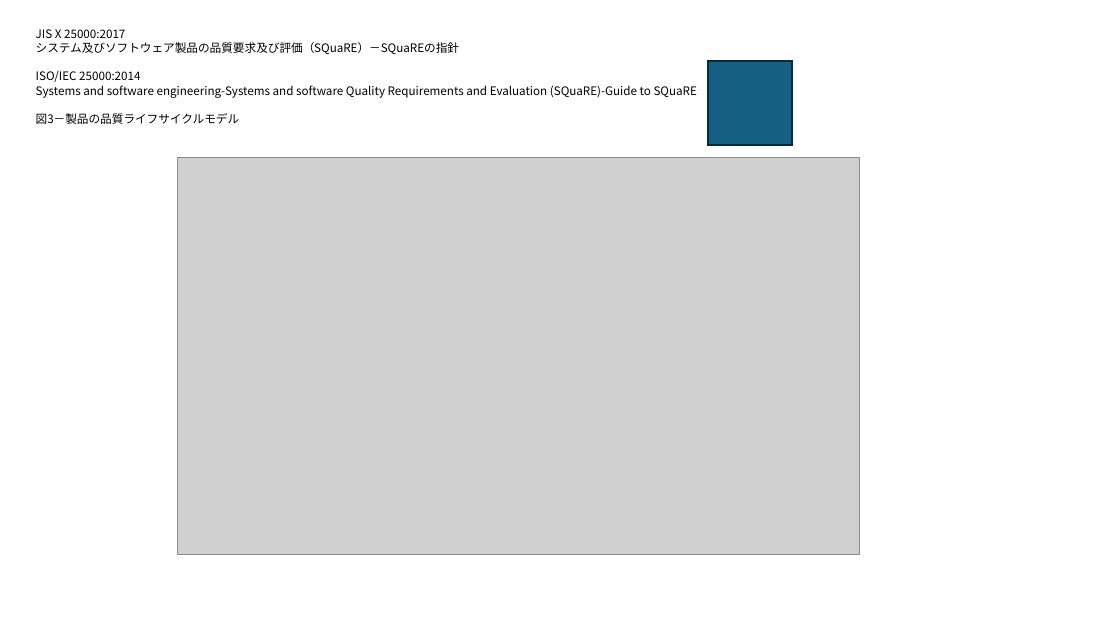
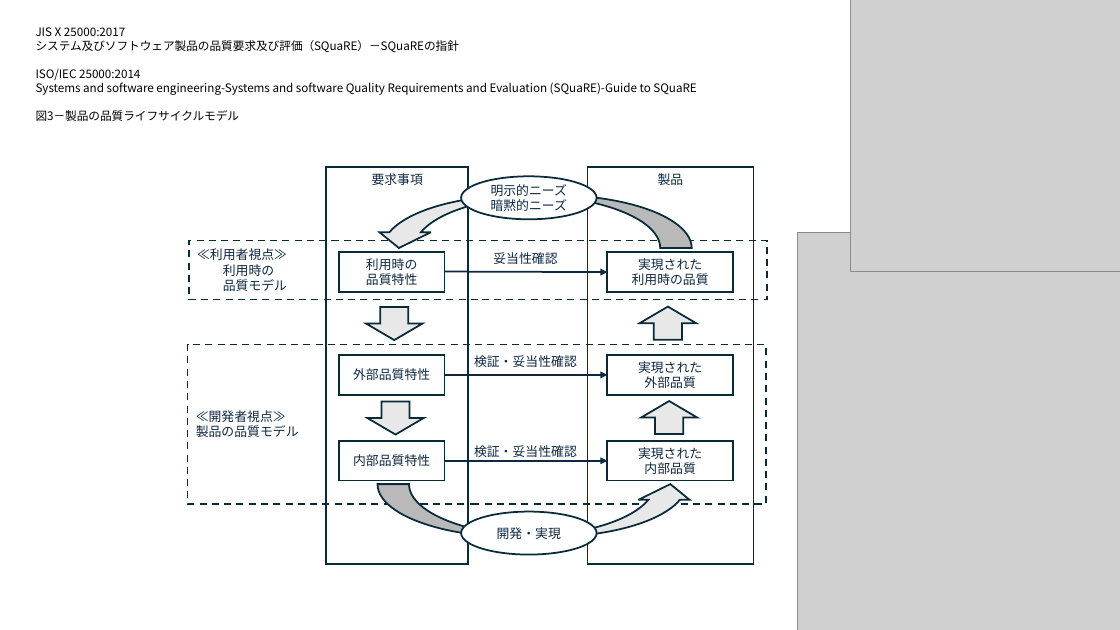
Before and after one commit to MitakaMakers/Qiita, a slide deck: slide 1 of 20231203_ISO 25010 の品質項目/213_JISX25000_図3.pptx. Drawn at 1120x630 pixels with LibreOffice and Linux fonts; fonts in the diff are those of the drawing; grey boxes stand for pictures. Boxes give left, top, right and bottom in pixels: in the first picture for what was removed or moved away, otherwise in the second. Text is boxed around its words. In the diff, an @@ line names an element or a change of style, - is before the commit and + after.

```diff
--- a/20231203_ISO 25010 の品質項目/213_JISX25000_図3.pptx
+++ b/20231203_ISO 25010 の品質項目/213_JISX25000_図3.pptx
@@ picture added at (850, 0, 1120, 271) @@
@@ rectangle removed at (708, 61, 792, 145) @@
@@ rectangle added at (326, 167, 468, 564), fill #FFFFFF, outline #092A39 1.5 pt, 11 pt, text #0E2841 @@
+要求事項
@@ ellipse added at (461, 176, 597, 219), fill #FFFFFF, outline #092A39 1.5 pt, 11 pt, text #0E2841 @@
+明示的ニーズ
+暗黙的ニーズ
@@ rectangle added at (587, 167, 754, 564), fill #FFFFFF, outline #092A39 1.5 pt, 11 pt, text #0E2841 @@
+製品
@@ curved up arrow added at (373, 195, 691, 248), fill #E8E8E8, outline #092A39 1.5 pt @@
@@ left right arrow added at (448, 232, 603, 285), 11 pt, text #0E2841 @@
+妥当性確認
@@ picture: place and size @@
-picture at (177, 158, 860, 555)
+picture at (797, 233, 1120, 630)
@@ rectangle added at (189, 240, 767, 299), outline #092A39 1.5 pt dashed, 11 pt, text #0E2841 @@
+≪利用者視点≫
+利用時の
+品質モデル
@@ rectangle added at (339, 252, 444, 292), fill #FFFFFF, outline #092A39 1.5 pt, 11 pt, text #0E2841 @@
+利用時の
+品質特性
@@ rectangle added at (607, 252, 734, 292), fill #FFFFFF, outline #092A39 1.5 pt, 11 pt, text #0E2841 @@
+実現された
+利用時の品質
@@ arrow added from (444, 271) to (607, 272), #0E2841 1.5 pt @@
@@ down arrow added at (366, 308, 423, 340), fill #E8E8E8, outline #092A39 1.5 pt @@
@@ down arrow added at (640, 307, 697, 339), fill #E8E8E8, outline #092A39 1.5 pt @@
@@ rectangle added at (187, 344, 765, 504), outline #092A39 1.5 pt dashed, 11 pt, text #0E2841 @@
+≪開発者視点≫
+製品の品質モデル
@@ rectangle added at (339, 355, 444, 395), fill #FFFFFF, outline #092A39 1.5 pt, 11 pt, text #0E2841 @@
+外部品質特性
@@ left right arrow added at (448, 335, 603, 388), 11 pt, text #0E2841 @@
+検証・妥当性確認
@@ rectangle added at (607, 355, 734, 395), fill #FFFFFF, outline #092A39 1.5 pt, 11 pt, text #0E2841 @@
+実現された
+外部品質
@@ arrow added from (444, 375) to (607, 375), #0E2841 1.5 pt @@
@@ down arrow added at (367, 402, 423, 434), fill #E8E8E8, outline #092A39 1.5 pt @@
@@ down arrow added at (641, 402, 697, 434), fill #E8E8E8, outline #092A39 1.5 pt @@
@@ rectangle added at (339, 441, 444, 481), fill #FFFFFF, outline #092A39 1.5 pt, 11 pt, text #0E2841 @@
+内部品質特性
@@ left right arrow added at (448, 425, 603, 478), 11 pt, text #0E2841 @@
+検証・妥当性確認
@@ rectangle added at (607, 441, 734, 481), fill #FFFFFF, outline #092A39 1.5 pt, 11 pt, text #0E2841 @@
+実現された
+内部品質
@@ arrow added from (444, 461) to (607, 461), #0E2841 1.5 pt @@
@@ curved up arrow added at (377, 484, 696, 537), fill #E8E8E8, outline #092A39 1.5 pt @@
@@ ellipse added at (461, 512, 597, 555), fill #FFFFFF, outline #092A39 1.5 pt, 11 pt, text #0E2841 @@
+開発・実現
```
Also in this commit, not shown: 1 other file.
